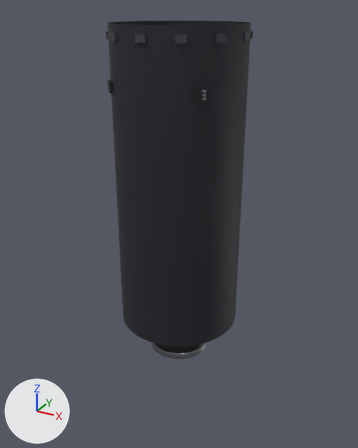
One commit to the glTF model assets/rockets/electrino/upper.hi.glb: the scene before it, then after it.
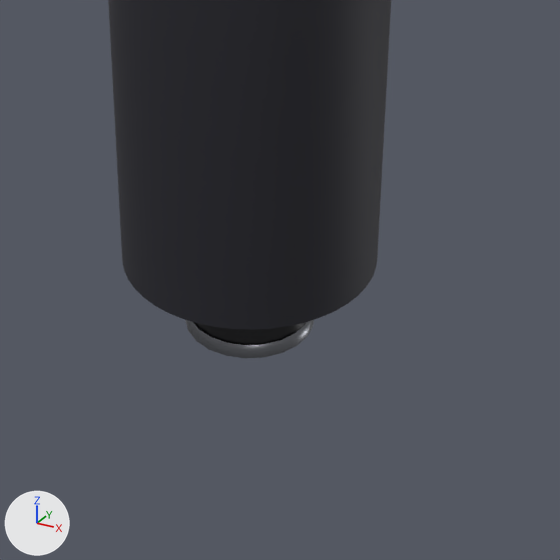
Old and new are each drawn whole from a camera (50 mm lens) standing at (2.17, -3.96, 3.49) and looking at (-0.05, 0.08, 1.47) and again close up on the part from 19% to 88% of the width and 45% to 100% of the height. The axes (+X, +Y, +Z) are drawn at lower left. The lights are the same throughout. The older version's two pictures come first. Where no turn or scale is listed for an object, it has been applied to the vertices. Vertices at exactly the same position are counted once.

The older version as bpy lines, for what is in view:
```python
me_upper_bell = bpy.data.meshes.new('upper.bell')
me_upper_bell.from_pydata(...)  # 286 vertices, 484 faces; spans x -0.3..0.3, y -0.297..0.297, z -0.425..0.425
me_upper_bell.materials.append(mat_or_bell)
me_upper_dark = bpy.data.meshes.new('upper.dark')
me_upper_dark.from_pydata(...)  # 436 vertices, 704 faces; spans x -0.62..0.62, y -0.62..0.62, z -1.44..1.44
me_upper_dark.materials.append(mat_or_dark)
me_upper_metal = bpy.data.meshes.new('upper.metal')
me_upper_metal.from_pydata(...)  # 347 vertices, 570 faces; spans x -0.46..0.46, y -0.46..0.46, z -1.41..1.41
me_upper_metal.materials.append(mat_or_metal)
ob_upper_bell = bpy.data.objects.new('upper.bell', me_upper_bell)
ob_upper_bell.location = (0.0, 0.0, 0.525)
ob_upper_dark = bpy.data.objects.new('upper.dark', me_upper_dark)
ob_upper_dark.location = (0.0, 0.0, 1.921)
ob_upper_metal = bpy.data.objects.new('upper.metal', me_upper_metal)
ob_upper_metal.location = (0.015, 0.0, 1.497)
```
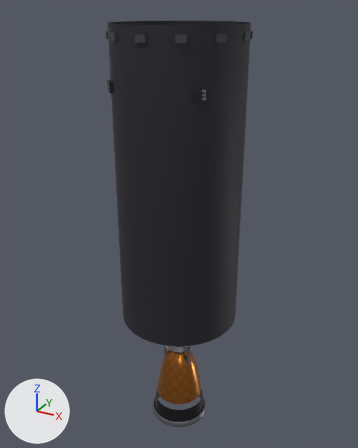
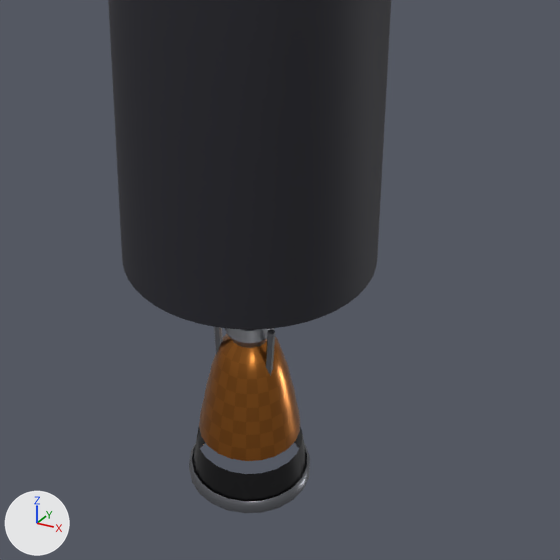
Where the newer file only moved an object's origin or applied its transform, the numbers keep the older frame.

Boxes [x1, y1, x2, y2] around the edits, measured in the close-ups (560 x 560 px; the box of a moved part takes in the faces that stretch with it):
'upper.bell', moved: before [193, 322, 306, 345]; after [193, 334, 307, 501]
'upper.metal', reshaped: before [185, 320, 314, 358]; after [189, 327, 310, 513]
part 1 of me_upper_metal, moved or reshaped (not visible before): after [214, 327, 223, 355]
part 2 of me_upper_metal, moved or reshaped (not visible before): after [266, 329, 275, 376]
part 3 of me_upper_metal, added: after [189, 442, 310, 513]
part 4 of me_upper_metal, deleted: before [185, 320, 314, 358]
part 5 of me_upper_metal, moved or reshaped (not visible before): after [225, 328, 274, 348]

The edits, one by one:
me_upper_metal is used by ob_upper_metal; location (0.015, 0.0, 1.497).
me_upper_metal had 347 vertices, 570 faces and spanned x -0.46..0.46, y -0.46..0.46, z -1.41..1.41.
me_upper_metal now has 347 vertices, 570 faces and spans x -0.46..0.46, y -0.46..0.46, z -2.36..1.41.
me_upper_metal part 1: the loose piece of 12 vertices spanning x -0.18..-0.12, y -0.08..-0.04, z -0.93..-0.44 is moved by (0.0, 0.0, -0.95).
me_upper_metal part 2: the loose piece of 12 vertices spanning x 0.09..0.15, y -0.08..-0.04, z -0.93..-0.44 is moved by (0.0, 0.0, -0.95).
me_upper_metal part 3: a new loose piece of 88 vertices spanning x -0.33..0.3, y -0.31..0.31, z -2.36..-2.28, in mat_or_metal.
me_upper_metal part 4: the loose piece of 88 vertices spanning x -0.33..0.3, y -0.31..0.31, z -1.41..-1.33 is deleted.
me_upper_metal part 5: 18 vertices moved from x -0.1..0.06, y -0.09..0.09, z -0.57 to x -0.14..0.09, y -0.12..0.12, z -1.46; 49 vertices removed from x -0.14..0.11, y -0.12..0.12, z -0.57..-0.42; 49 vertices added at x -0.11..0.11, y -0.1..0.1, z -1.52..-1.37.
Object 'upper.bell' (ob_upper_bell) moves from (0.0, 0.0, 0.525) to (0.0, 0.0, -0.425).
